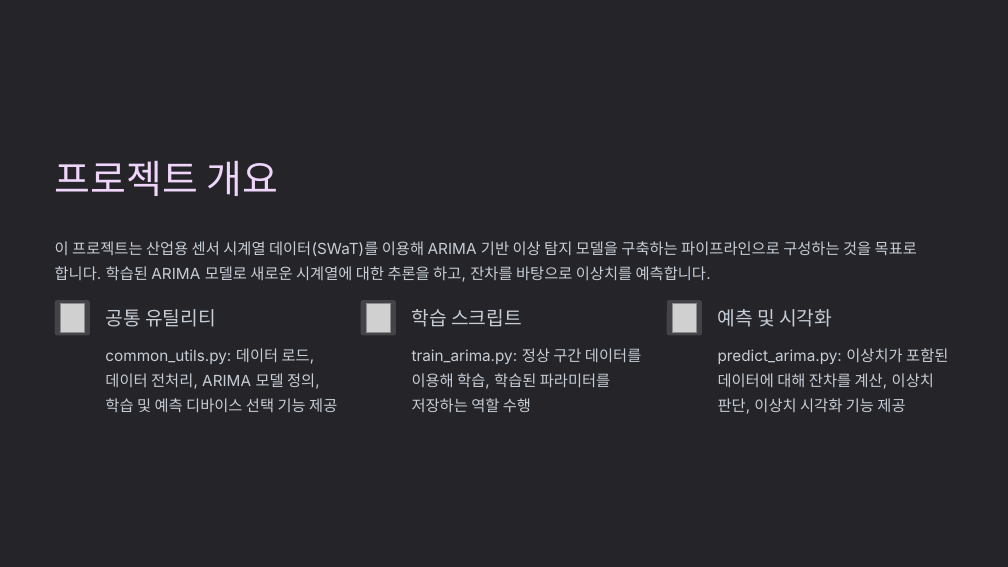
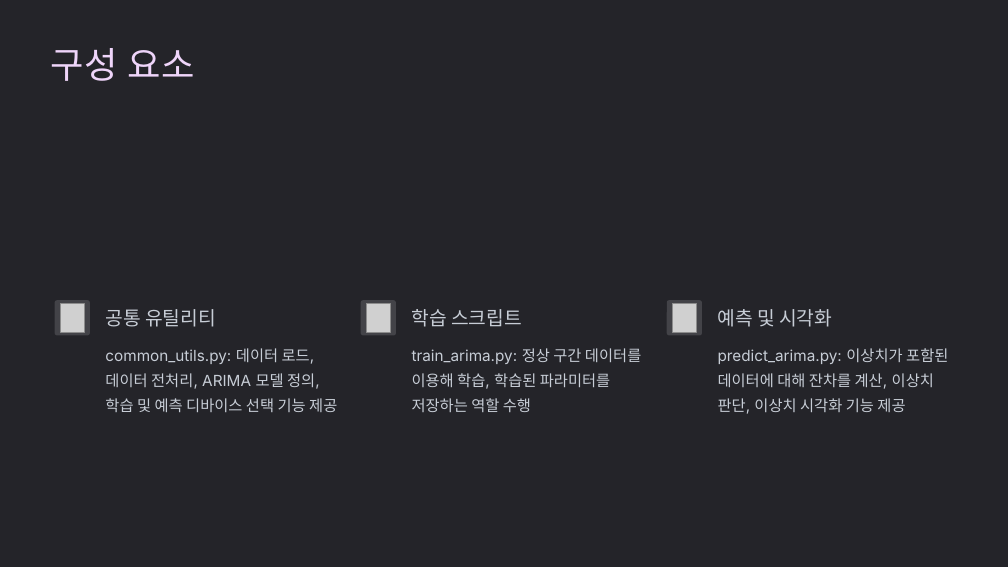
Before and after one commit to dhkeum9886/kmu-deeplearning, a slide deck: slide 4 of 과제/딥러닝특론_8주차과제_K2025029_금동환.pptx (slide 2 before the commit). Drawn at 1008x567 pixels with LibreOffice and Linux fonts; fonts in the diff are those of the drawing; grey boxes stand for pictures; background and template pictures are left out. Boxes give left, top, right and bottom in pixels: in the first picture for what was removed or moved away, otherwise in the second. Text is boxed around its words. In the diff, an @@ line names an element or a change of style, - is before the commit and + after.

```diff
--- a/과제/딥러닝특론_8주차과제_K2025029_금동환.pptx
+++ b/과제/딥러닝특론_8주차과제_K2025029_금동환.pptx
@@ text added at box(51, 48, 195, 81), 41.5 pt, text #EFD5FA @@
+구성 요소
@@ text removed at box(55, 160, 279, 196) @@
-프로젝트 개요
@@ text removed at box(55, 241, 917, 282) @@
-이 프로젝트는 산업용 센서 시계열 데이터(SWaT)를 이용해 ARIMA 기반 이상 탐지 모델을 구축하는 파이프라인으로 구성하는 것을 목표로 합니다. 학습된 ARIMA 모델로 새로운 시계열에 대한 추론을 하고, 잔차를 바탕으로 이상치를 예측합니다.
```
Also in this commit, not shown: 1 other slide changed, 2 slides added, 1 other file.
